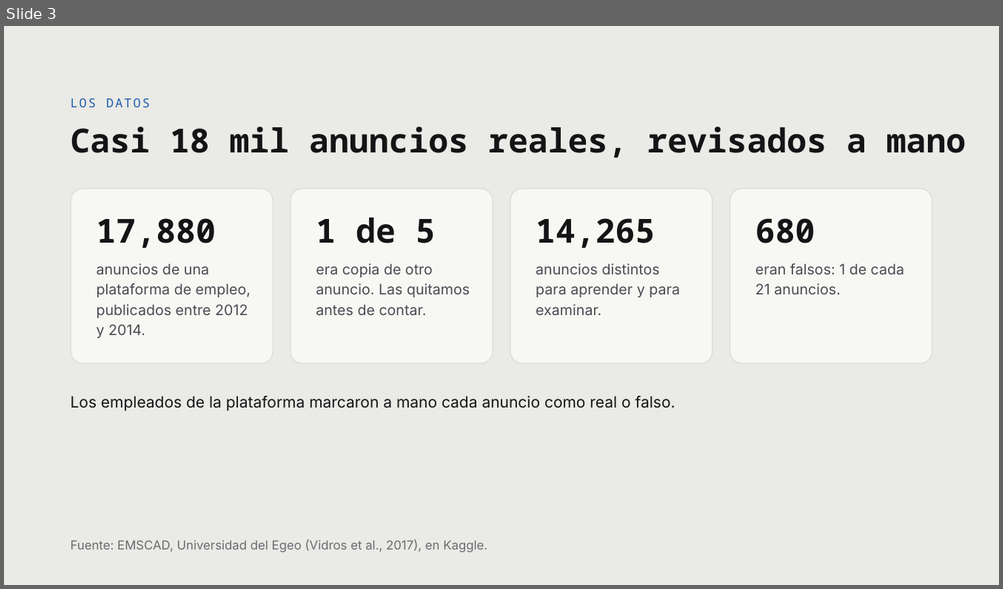
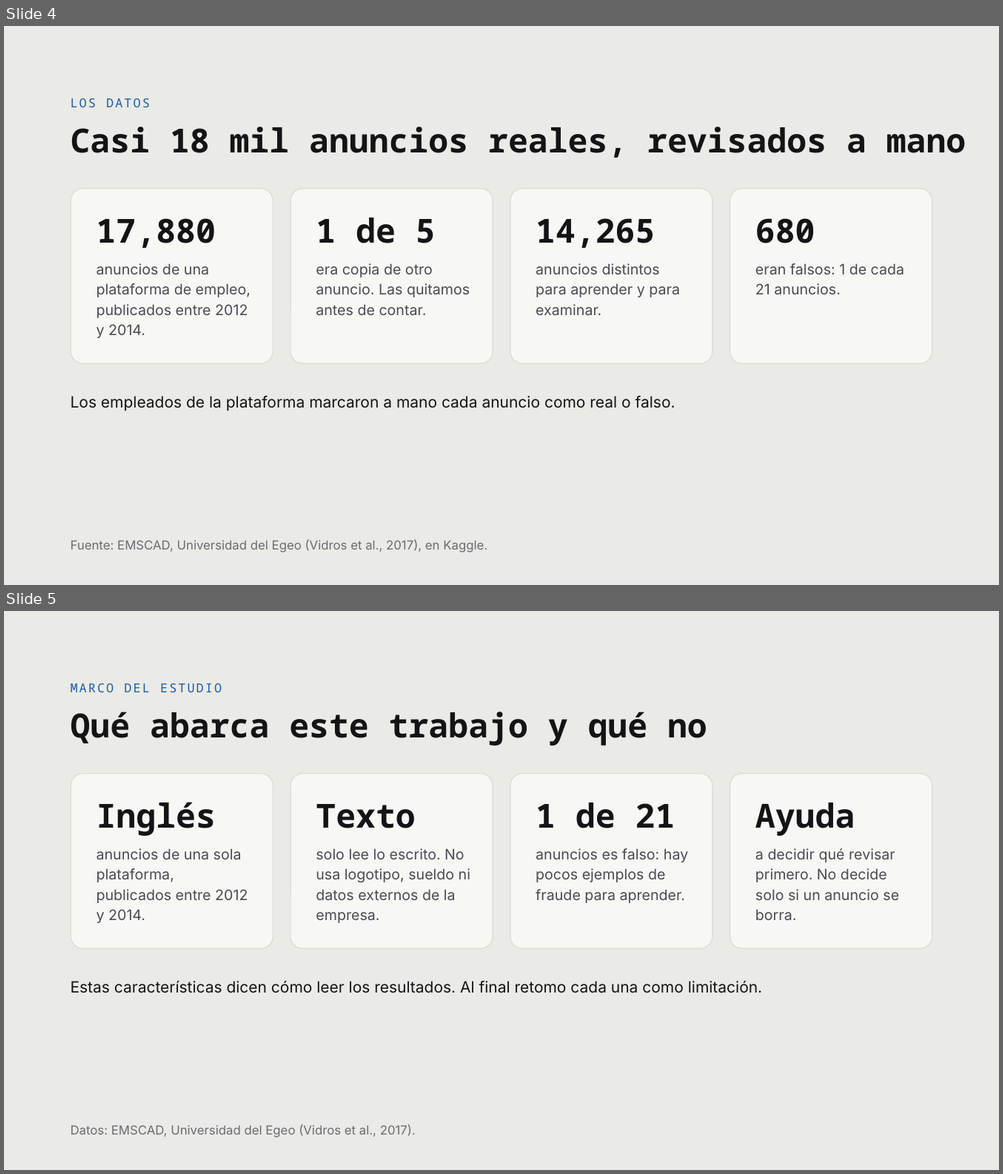
Before and after one commit to leocarpio16/fraudulent-job-postings-nlp, a slide deck: docs/presentacion.pptx. Shown one above the other, each under a label of ours: slide 3 before the commit, slides 4 and 5 after it. The pictures are 1003x589 and 1003x1174 pixels, drawn with LibreOffice and Linux fonts; fonts in the diff are those of the drawing. Boxes give left, top, right and bottom in pixels: in the first picture for what was removed or moved away, otherwise in the second. Text is boxed around its words. In the diff, an @@ line names an element or a change of style, - is before the commit and + after.

```diff
--- a/docs/presentacion.pptx
+++ b/docs/presentacion.pptx
@@ slide 5 added at [4,611,999,1170], background #EAEAE6 @@
@@ text added at [71,684,222,692], 12 pt, text #1C5CAB @@
+MARCO DEL ESTUDIO
@@ title added at [71,712,707,746], 32 pt, text #141416, bold @@
+Qué abarca este trabajo y qué no
@@ rounded rectangle added at [71,774,273,949], fill #F7F7F4, outline #DEDED9 1 pt @@
@@ rounded rectangle added at [290,774,492,949], fill #F7F7F4, outline #DEDED9 1 pt @@
@@ rounded rectangle added at [510,774,712,949], fill #F7F7F4, outline #DEDED9 1 pt @@
@@ rounded rectangle added at [730,774,932,949], fill #F7F7F4, outline #DEDED9 1 pt @@
@@ text added at [96,802,216,836], 32 pt, text #141416, bold @@
+Inglés
@@ text added at [316,804,415,829], 32 pt, text #141416, bold @@
+Texto
@@ text added at [535,803,675,829], 32 pt, text #141416, bold @@
+1 de 21
@@ text added at [755,803,854,836], 32 pt, text #141416, bold @@
+Ayuda
@@ text added at [96,849,247,923], 14 pt, text #4A4A52 @@
+anuncios de una sola plataforma, publicados entre 2012 y 2014.
@@ text added at [316,849,470,923], 14 pt, text #4A4A52 @@
+solo lee lo escrito. No usa logotipo, sueldo ni datos externos de la empresa.
@@ text added at [535,849,688,903], 14 pt, text #4A4A52 @@
+anuncios es falso: hay pocos ejemplos de fraude para aprender.
@@ text added at [755,849,899,920], 14 pt, text #4A4A52 @@
+a decidir qué revisar primero. No decide solo si un anuncio se borra.
@@ text added at [71,981,762,994], 15 pt, text #141416 @@
+Estas características dicen cómo leer los resultados. Al final retomo cada una como limitación.
@@ text added at [71,1125,415,1138], 12 pt, text #6B6B72 @@
+Datos: EMSCAD, Universidad del Egeo (Vidros et al., 2017).
@@ what was slide 3 is now slide 4 @@
```
Also in this commit, not shown: 2 slides changed, 4 other slides added, 1 other file.
